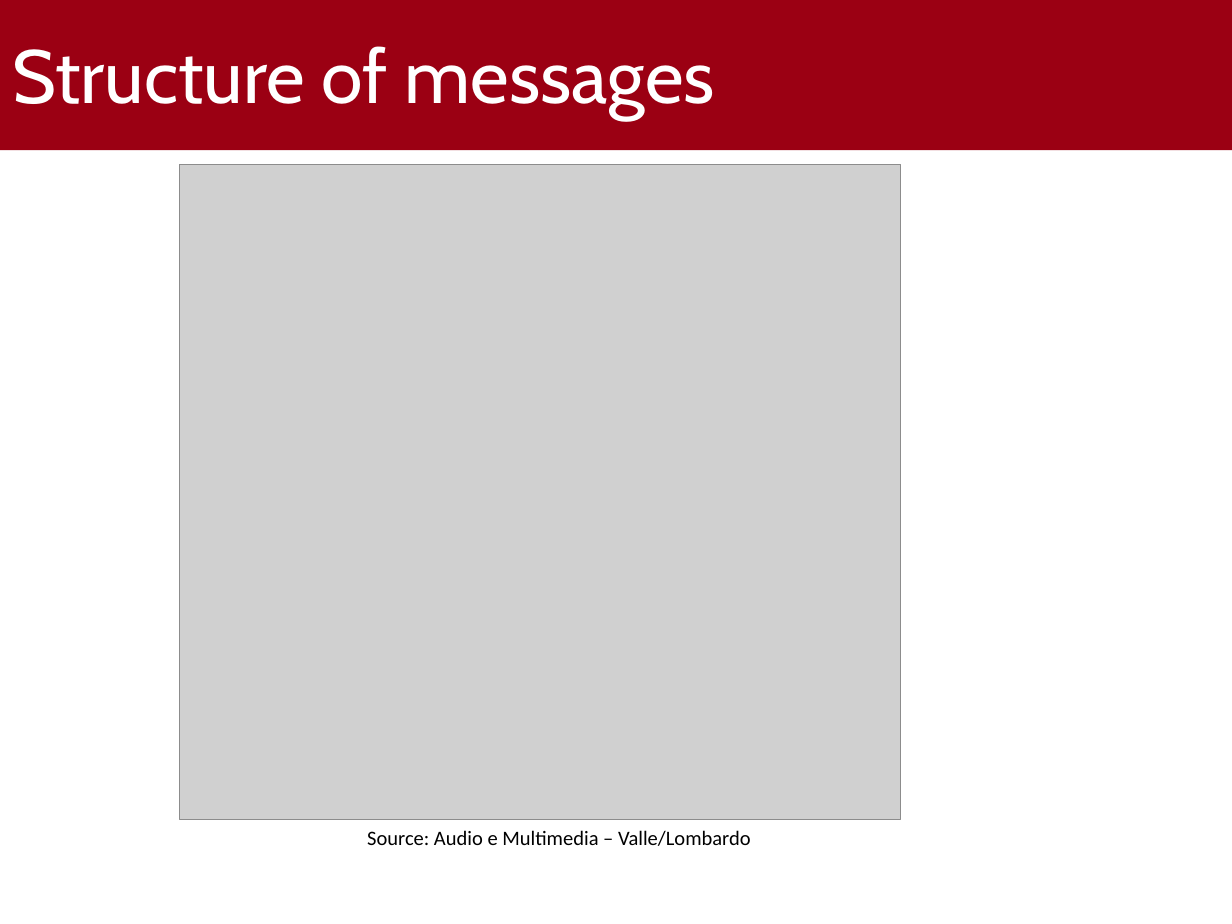
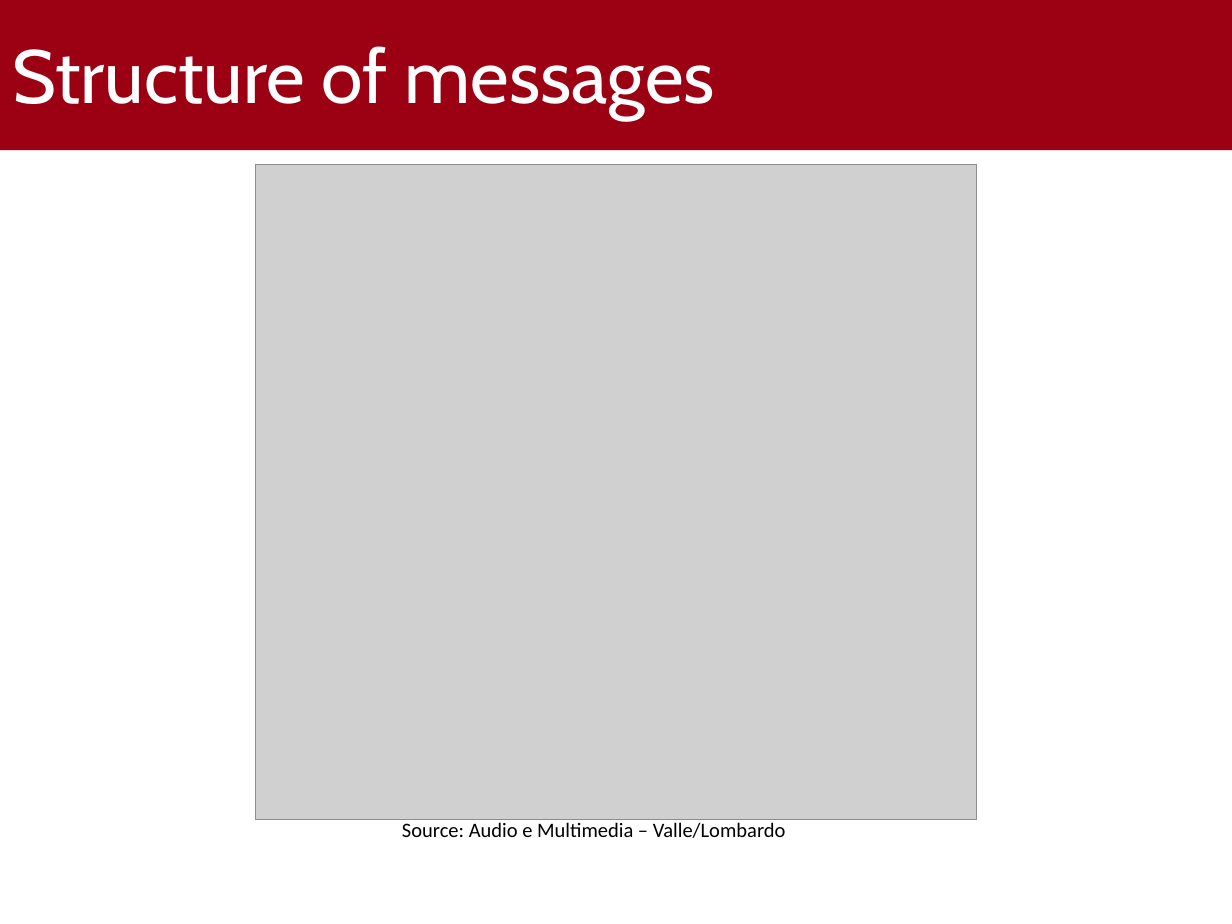
Before and after one commit to gabrielrovesti/Mobile-programming-and-multimedia-UniPD, a slide deck: slide 6 of Final presentation/MIDI Standard - Gabriel Rovesti 2103389.pptx. Drawn at 1232x924 pixels with LibreOffice and Linux fonts; fonts in the diff are those of the drawing; grey boxes stand for pictures; background and template pictures are left out. Boxes give left, top, right and bottom in pixels: in the first picture for what was removed or moved away, otherwise in the second. Text is boxed around its words. In the diff, an @@ line names an element or a change of style, - is before the commit and + after.

```diff
--- a/Final presentation/MIDI Standard - Gabriel Rovesti 2103389.pptx
+++ b/Final presentation/MIDI Standard - Gabriel Rovesti 2103389.pptx
@@ picture: place and size @@
-picture at (180, 164, 901, 819)
+picture at (255, 164, 976, 819)
@@ text "Source: Audio e Multimedia – ...": place and size @@
-text "Source: Audio e Multimedia – ..." at (367, 830, 751, 846)
+text "Source: Audio e Multimedia – ..." at (402, 822, 786, 838)
```
Also in this commit, not shown: 9 other slides changed, 1 slide added, 1 slide removed, 3 other files.
